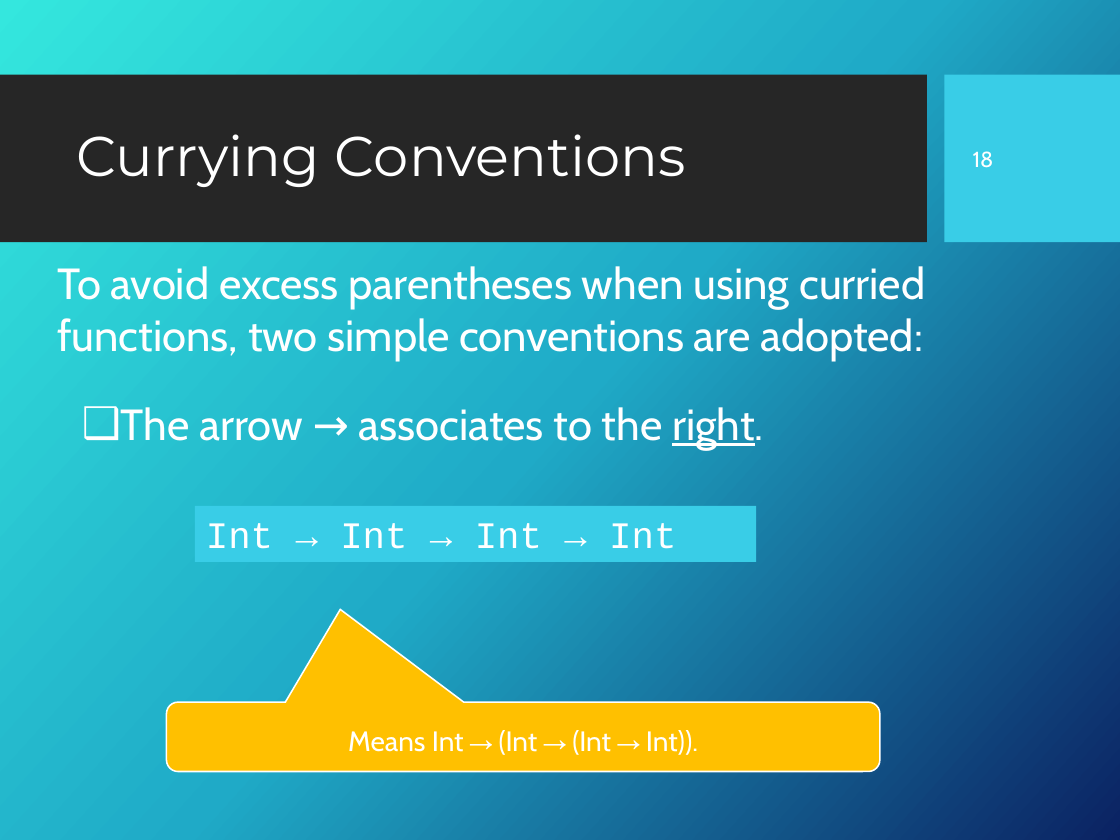
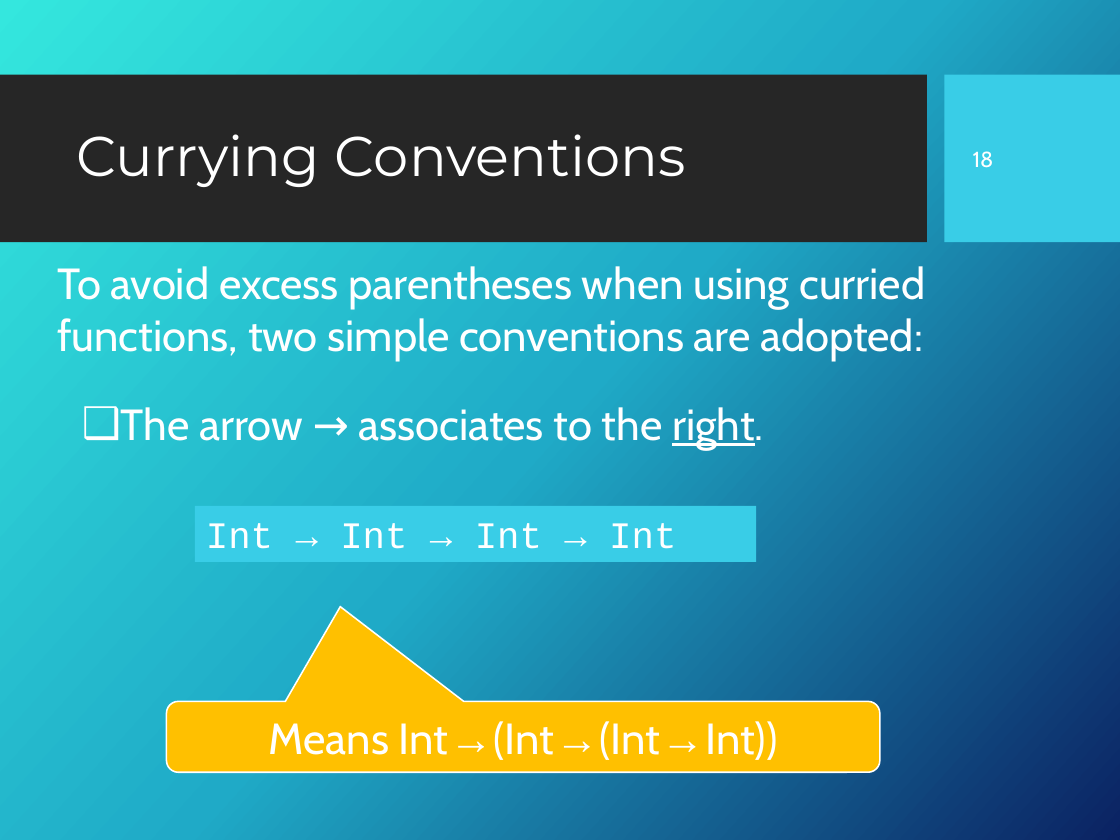
Before and after one commit to Fun-Prog-26/fun-prog-26, a slide deck: slide 19 of topic03-types-and-classes/unit-03a-lectures/talk-1/a-types-and-classes.pptx. Drawn at 1120x840 pixels with LibreOffice and Linux fonts; fonts in the diff are those of the drawing; background and template pictures are left out. Boxes give left, top, right and bottom in pixels: in the first picture for what was removed or moved away, otherwise in the second. Text is boxed around its words. In the diff, an @@ line names an element or a change of style, - is before the commit and + after.

```diff
--- a/topic03-types-and-classes/unit-03a-lectures/talk-1/a-types-and-classes.pptx
+++ b/topic03-types-and-classes/unit-03a-lectures/talk-1/a-types-and-classes.pptx
@@ text in rounded speech box at [269, 721, 777, 760]: text changed; size 18 to 28 pt @@
-Means Int → (Int → (Int → Int)).
+Means Int → (Int → (Int → Int))
```
Also in this commit, not shown: 10 other slides changed, 3 other files.
